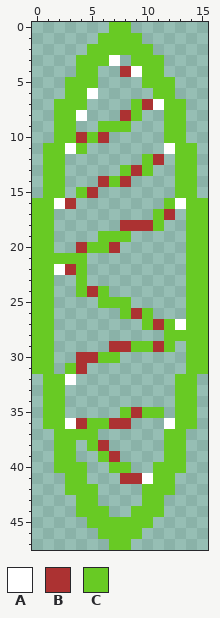
File history of a pixel-art file, Assets/prefabs/numbers/0.aseprite. Above, as it was before the edit.
16x48 pixels, 1 frame.
Palette (. is transparent): A #ffffff  B #ac3232  C #68ca24
Pixels before, first column x 0:
 0 .......CC.......
 1 ......CCCC......
 2 .....CCCCCC.....
 3 ....CCCA.CCC....
 4 ....CC..BACC....
 5 ...CCC....CCC...
 6 ...CCA.....CC...
 7 ..CCC....CBACC..
 8 ..CCA...BC..CC..
 9 ..CC..CCC...CC..
10 ..CCBCB.....CC..
11 .CCAC.......ACC.
12 .CC.......CB.CC.
13 .CC.....CBC..CC.
14 .CC...BCB....CC.
15 .CC.CB.......CC.
16 CCAB........CACC
17 CC.........CB.CC
18 CC......BBBC..CC
19 CC....CCC.....CC
20 CC..BCCB......CC
21 CCCCC.........CC
22 CCABC.........CC
23 CC..C.........CC
24 CC..CBC.......CC
25 CC....CCC.....CC
26 CC......CBC...CC
27 CC........CBCACC
28 CC..........CCCC
29 CC.....BBCCBC.CC
30 CC..BBCC......CC
31 CC.CB.........CC
32 .CCA.........CC.
33 .CC..........CC.
34 .CC..........CC.
35 .CC.....CBCC.CC.
36 .CCABCCBB...ACC.
37 ..CCCC......CC..
38 ..CC.CB.....CC..
39 ..CC..CB....CC..
40 ..CCC..CC..CCC..
41 ...CC...BBACC...
42 ...CCC....CCC...
43 ....CC....CC....
44 ....CCC..CCC....
45 .....CCCCCC.....
46 ......CCCC......
47 .......CC.......
The result:
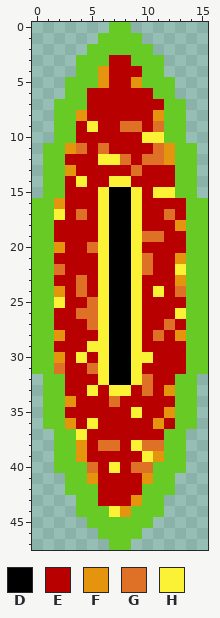
Colours new in this view: D #000000  E #b90000  F #e5940e  G #df7126  H #fbf236
What changed:
Changed rows in their new state; - is an unchanged pixel.
Layer "Layer 10":
first column x 2:
 3 -----EE-----
 4 ----FEEE----
 5 ----FEEF----
 6 ---EEEEEE---
 7 ---EEEEEEE--
 8 --FEEEEEEF--
 9 --EHEEGGEG--
10 --EEEEEEHH--
11 -FGEGEEEEGF-
12 -EEEHHGEGGF-
13 -FEEEEEGEEE-
14 -EHEEHHEEEE-
15 -EEEHDDHEHH-
16 FEEEHDDHEEEE
17 HEGEHDDHEEGE
18 EEEEHDDHEEEF
19 EEEEHDDHGGEE
20 FEEGHDDHEEEE
21 EEEEHDDHGEEF
22 GEEEHDDHGEEH
23 EEGEHDDHEEEF
24 FEGEHDDHEHEG
25 HEEGHDDHEEEE
26 EEGGHDDHEEEH
27 EEEGHDDHEEGE
28 FEEEHDDHEGEF
29 EEEHHDDHEEEE
30 FEHEHDDHHEEE
31 GEEGHDDHEEEE
32 -EEEHDDHGEE-
33 -EEHEHHEGEF-
34 -FEEEGEEEEE-
35 -EEEEEEHEEF-
36 -FEHEEEEEFE-
37 --HEEEEEEE--
38 --FEGGEHGG--
39 --FEEEEEHF--
40 ---GEHEGG---
41 ---FEEEEF---
42 ----EEEE----
43 ----EEEF----
44 -----HF-----
